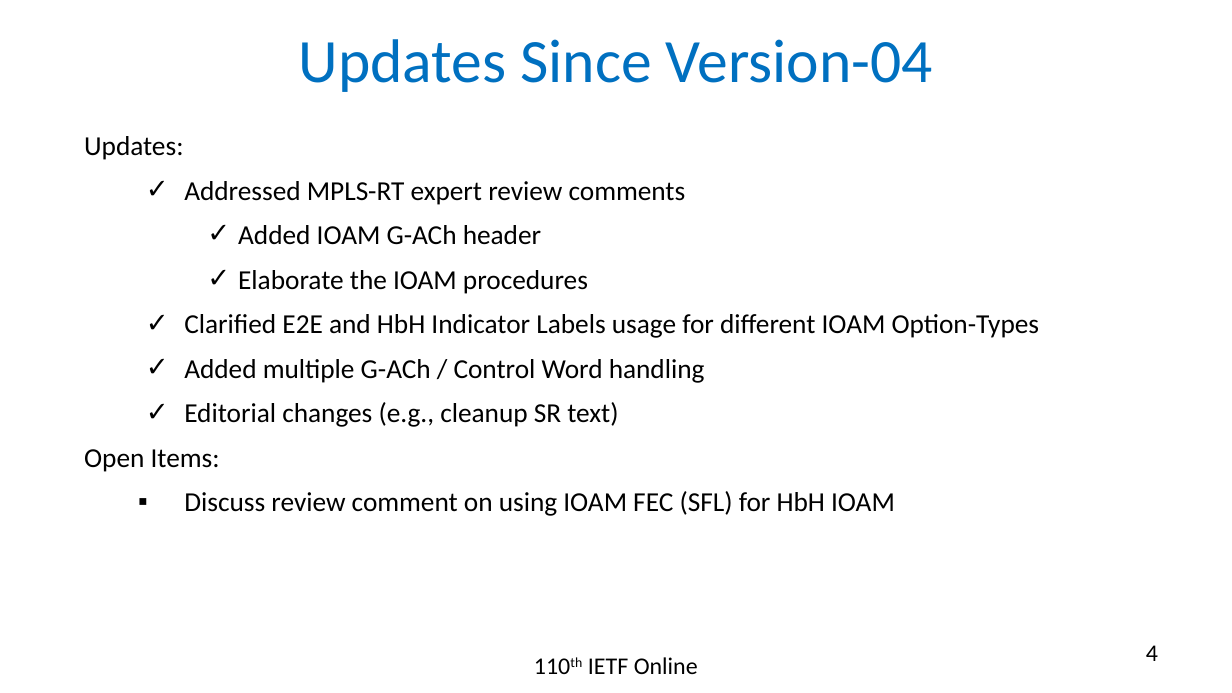
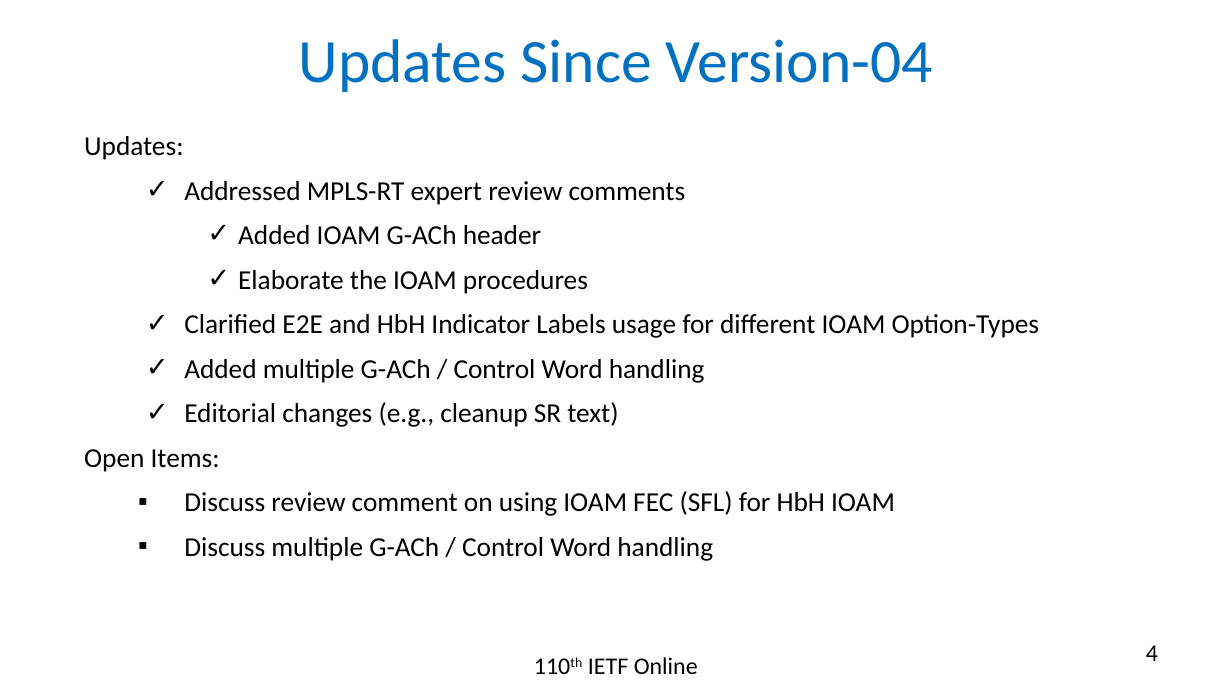
Before and after one commit to rakgandhi/ietf-slides, a slide deck: slide 4 of draft-gandhi-mpls-ioam-sr-06.pptx. Drawn at 1232x693 pixels with LibreOffice and Linux fonts; fonts in the diff are those of the drawing. Boxes give left, top, right and bottom in pixels: in the first picture for what was removed or moved away, otherwise in the second. Text is boxed around its words. In the diff, an @@ line names an element or a change of style, - is before the commit and + after.

```diff
--- a/draft-gandhi-mpls-ioam-sr-06.pptx
+++ b/draft-gandhi-mpls-ioam-sr-06.pptx
@@ text at (184,537,713,561): paragraph added @@
+    ▪ Discuss multiple G-ACh / Control Word handling
```
Also in this commit, not shown: 4 other slides changed, 1 slide removed, 1 other file.
